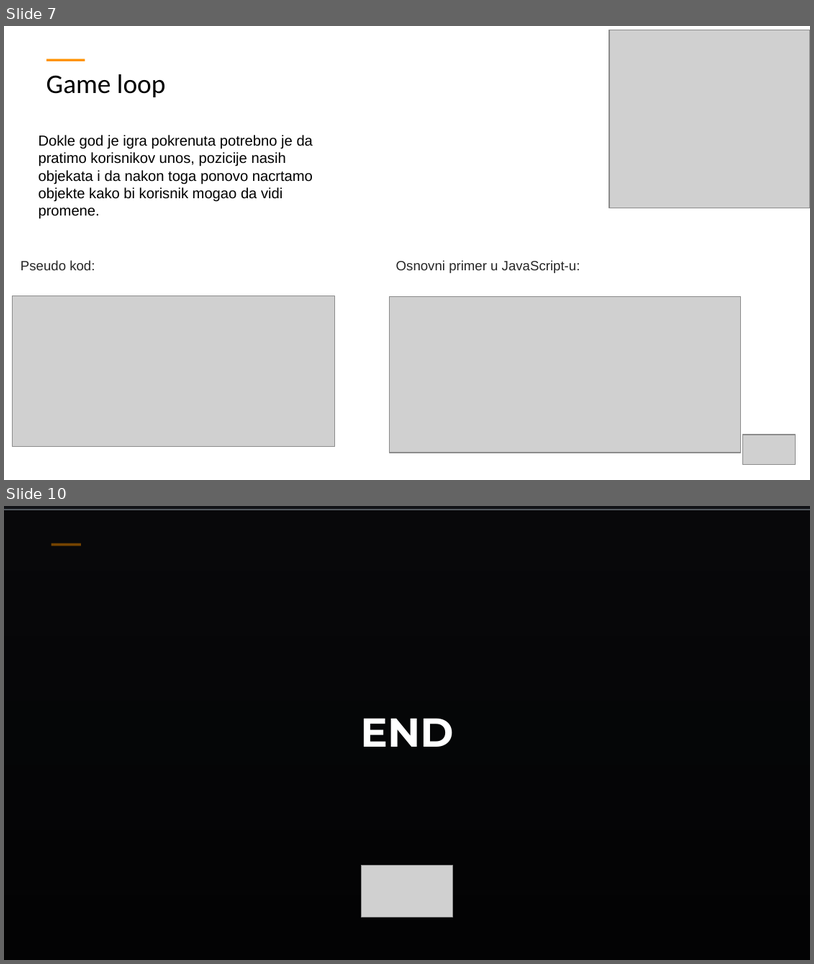
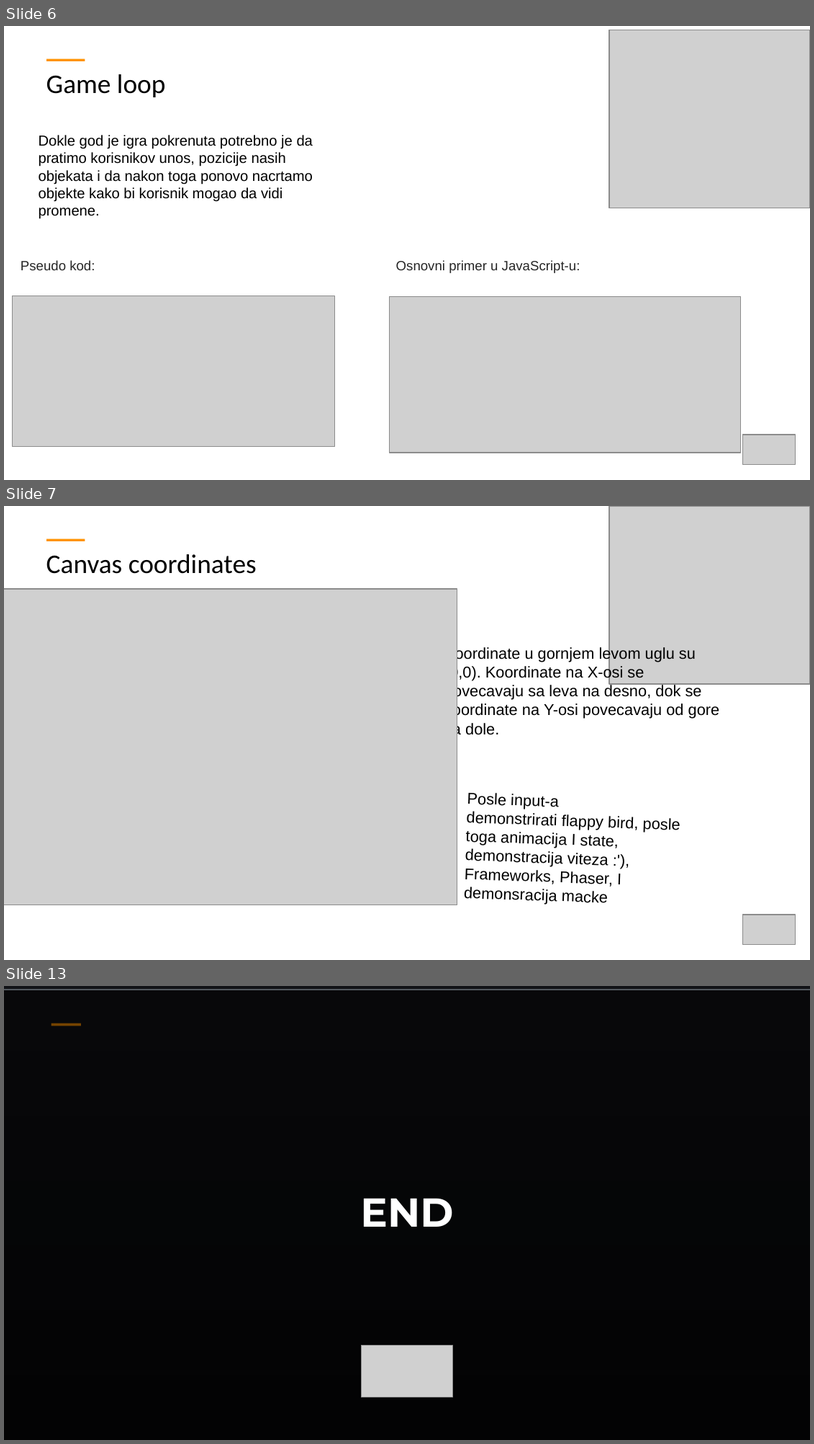
Before and after one commit to ObradovicZ/platformer, a slide deck: TemplateExample - white.pptx. Shown one above the other, each under a label of ours: slides 7 and 10 before the commit, slides 6, 7 and 13 after it; the slides between them are not shown. The pictures are 814x964 and 814x1444 pixels, drawn with LibreOffice and Linux fonts; fonts in the diff are those of the drawing; grey boxes stand for pictures; background and template pictures are left out. Boxes give left, top, right and bottom in pixels: in the first picture for what was removed or moved away, otherwise in the second. Text is boxed around its words. In the diff, an @@ line names an element or a change of style, - is before the commit and + after.

```diff
--- a/TemplateExample - white.pptx
+++ b/TemplateExample - white.pptx
@@ slide 7 added at [4, 506, 810, 960], background #FFFFFF; not listed: 1 template element that a slide beside it also shows @@
@@ picture added at [610, 506, 810, 683] @@
@@ title added at [46, 554, 257, 574], 24 pt, text #000000 @@
+Canvas coordinates
@@ picture added at [4, 589, 457, 905] @@
@@ text added at [445, 646, 720, 737], 14 pt, text #000000 @@
+Koordinate u gornjem levom uglu su (0,0). Koordinate na X-osi se povecavaju sa leva na desno, dok se koordinate na Y-osi povecavaju od gore ka dole.
@@ text added at [464, 793, 680, 903], 14 pt, text #000000 @@
+Posle input-a demonstrirati flappy bird, posle toga animacija I state, demonstracija viteza :'), Frameworks, Phaser, I demonsracija macke
@@ picture added at [743, 914, 796, 944] @@
@@ what was slide 7 is now slide 6 @@
@@ what was slide 10 is now slide 13 @@
```
Also in this commit, not shown: 2 slides changed, 4 other slides added, 2 slides removed.
